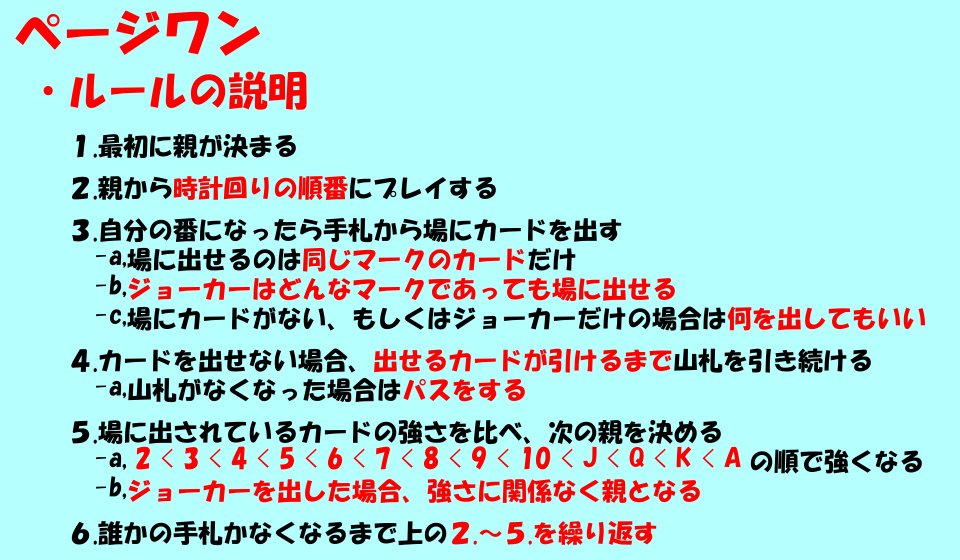
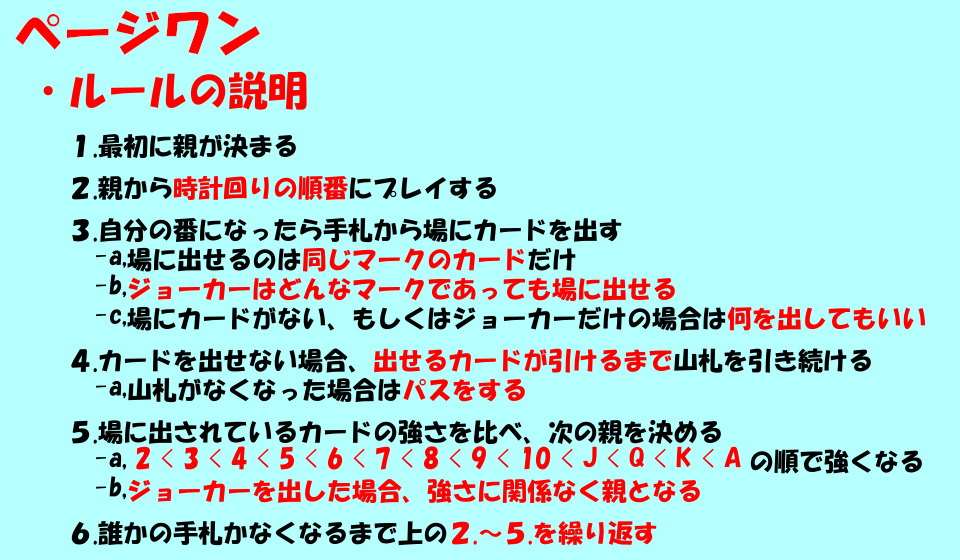
Two versions of the same layered image (w=960, h=560). Layer-by-layer changes:
removed layer "ページワン" over [15, 10, 260, 56]
painted on "haikei" over [15, 10, 260, 56]
